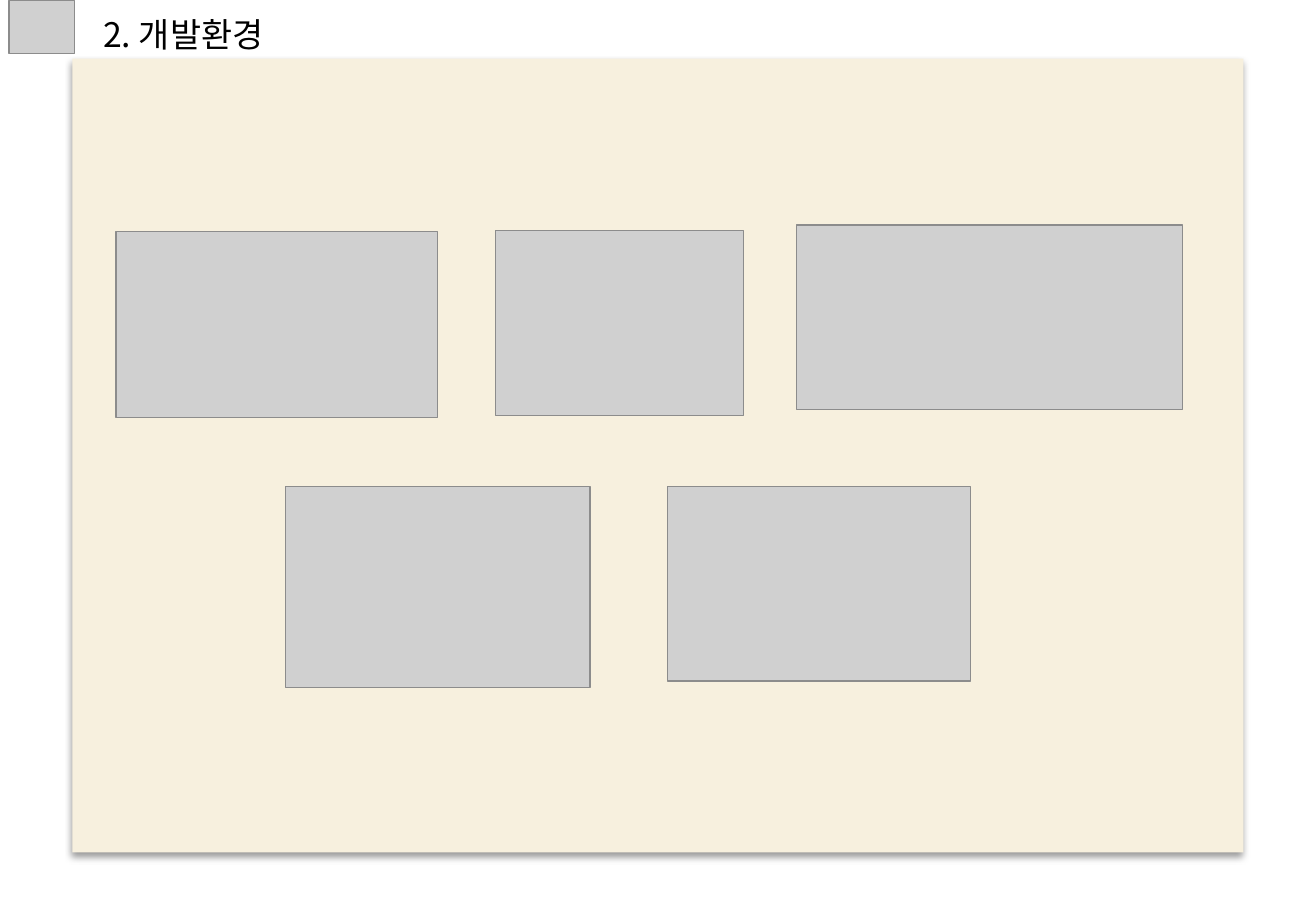
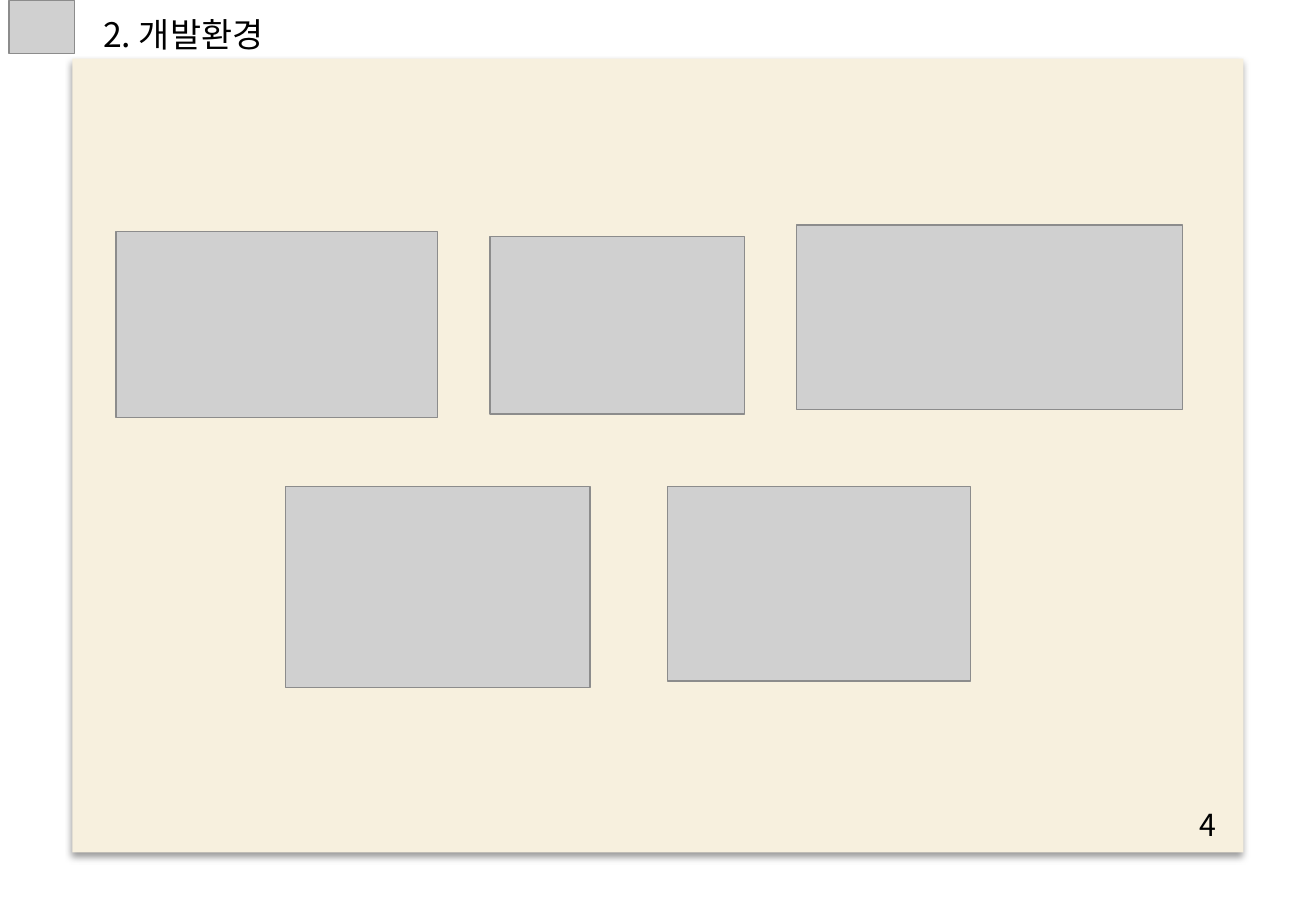
Before and after one commit to NaJinWook/Smart-Factory-C-, a slide deck: slide 4 of 10. 통합 구현/4조발표.pptx. Drawn at 1316x911 pixels with LibreOffice and Linux fonts; fonts in the diff are those of the drawing; grey boxes stand for pictures; background and template pictures are left out. Boxes give left, top, right and bottom in pixels: in the first picture for what was removed or moved away, otherwise in the second. Text is boxed around its words. In the diff, an @@ line names an element or a change of style, - is before the commit and + after.

```diff
--- a/10. 통합 구현/4조발표.pptx
+++ b/10. 통합 구현/4조발표.pptx
@@ picture: place and size @@
-picture at box(496, 231, 744, 416)
+picture at box(490, 237, 745, 414)
@@ text added at box(1199, 813, 1216, 836), 18 pt, text #000000 @@
+4
```
Also in this commit, not shown: 9 other slides changed.
